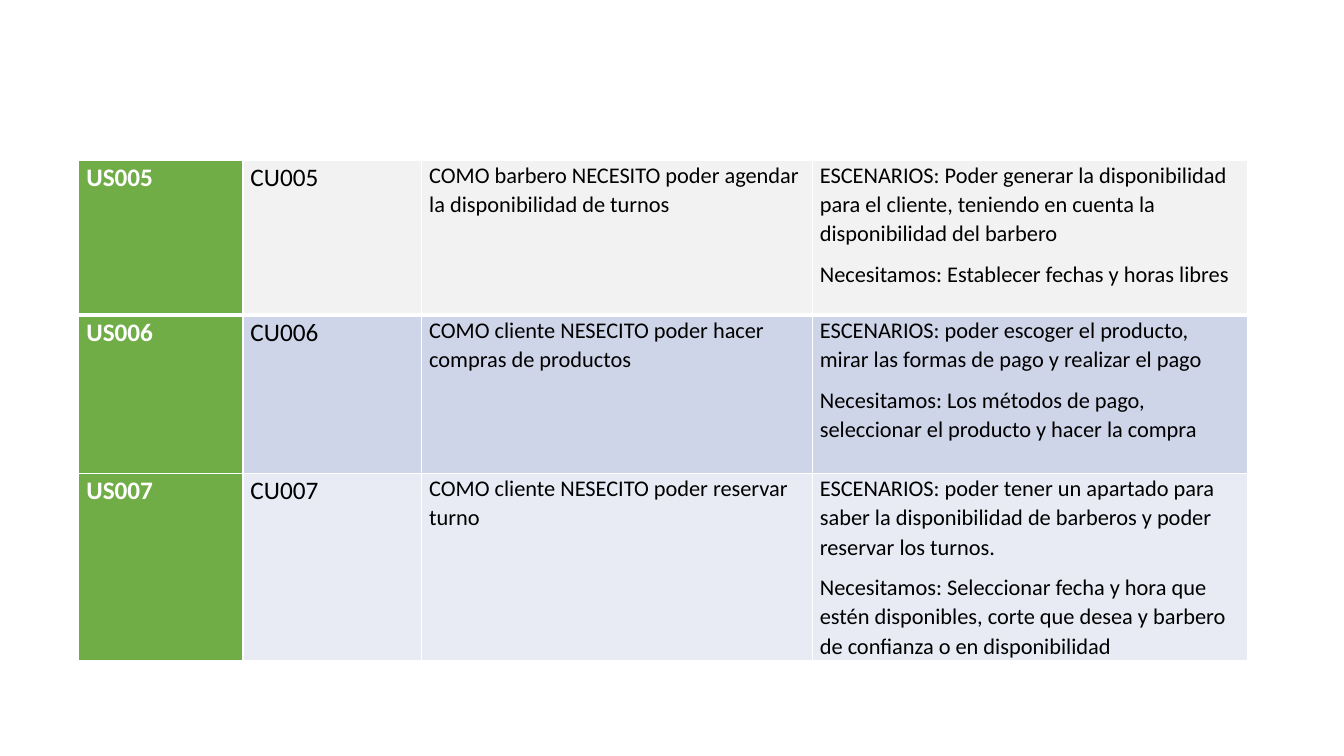
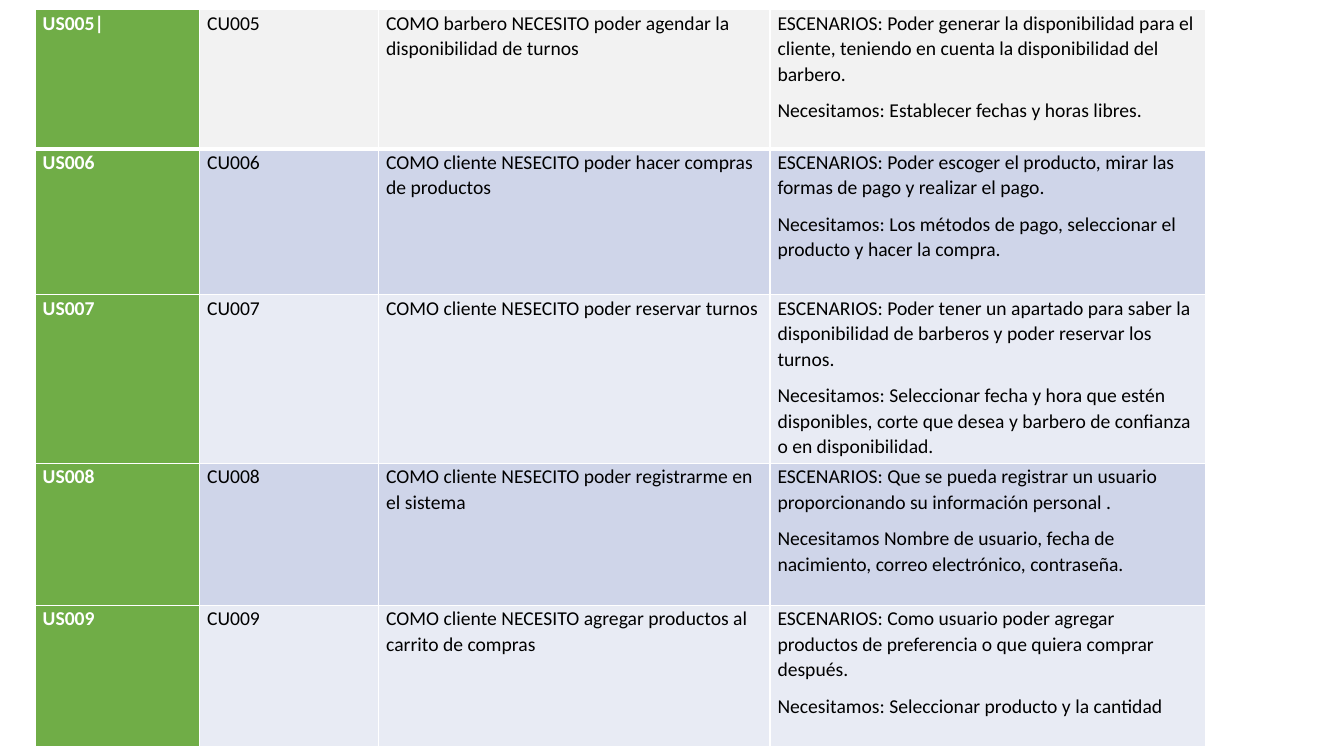
Before and after one commit to luiscarlosmedina/Master-Barber, a slide deck: slide 24 of Entregables Proyecto B.pptx. Drawn at 1344x756 pixels with LibreOffice and Linux fonts; fonts in the diff are those of the drawing; background and template pictures are left out. Boxes give left, top, right and bottom in pixels: in the first picture for what was removed or moved away, otherwise in the second. Text is boxed around its words. In the diff, an @@ line names an element or a change of style, - is before the commit and + after.

```diff
--- a/Entregables Proyecto B.pptx
+++ b/Entregables Proyecto B.pptx
@@ table at (35, 10, 1206, 747) @@
-row 1: US005 | CU005 | COMO barbero NECESITO poder agendar la disponibilidad de turnos | ESCENARIOS: Poder generar la disponibilidad para el cliente, teniendo en cuenta la disponibilidad del barbero / Necesitamos: Establecer fechas y horas libres
-row 2: US006 | CU006 | COMO cliente NESECITO poder hacer compras de productos | ESCENARIOS: poder escoger el producto, mirar las formas de pago y realizar el pago / Necesitamos: Los métodos de pago, seleccionar el producto y hacer la compra
-row 3: US007 | CU007 | COMO cliente NESECITO poder reservar turno | ESCENARIOS: poder tener un apartado para saber la disponibilidad de barberos y poder reservar los turnos. / Necesitamos: Seleccionar fecha y hora que estén disponibles, corte que desea y barbero de confianza o en disponibilidad
+row 1: US005| | CU005 | COMO barbero NECESITO poder agendar la disponibilidad de turnos | ESCENARIOS: Poder generar la disponibilidad para el cliente, teniendo en cuenta la disponibilidad del barbero. / Necesitamos: Establecer fechas y horas libres.
+row 2: US006 | CU006 | COMO cliente NESECITO poder hacer compras de productos | ESCENARIOS: Poder escoger el producto, mirar las formas de pago y realizar el pago. / Necesitamos: Los métodos de pago, seleccionar el producto y hacer la compra.
+row 3: US007 | CU007 | COMO cliente NESECITO poder reservar turnos | ESCENARIOS: Poder tener un apartado para saber la disponibilidad de barberos y poder reservar los turnos. / Necesitamos: Seleccionar fecha y hora que estén disponibles, corte que desea y barbero de confianza o en disponibilidad.
+row 4: US008 | CU008 | COMO cliente NESECITO poder registrarme en el sistema | ESCENARIOS: Que se pueda registrar un usuario proporcionando su información personal . / Necesitamos Nombre de usuario, fecha de nacimiento, correo electrónico, contraseña.
+row 5: US009 | CU009 | COMO cliente NECESITO agregar productos al carrito de compras | ESCENARIOS: Como usuario poder agregar productos de preferencia o que quiera comprar después. / Necesitamos: Seleccionar producto y la cantidad
@@ table: place and size @@
-table at (79, 160, 1248, 662)
+table at (35, 10, 1206, 747)
```
Also in this commit, not shown: 1 other slide changed, 1 other file.
